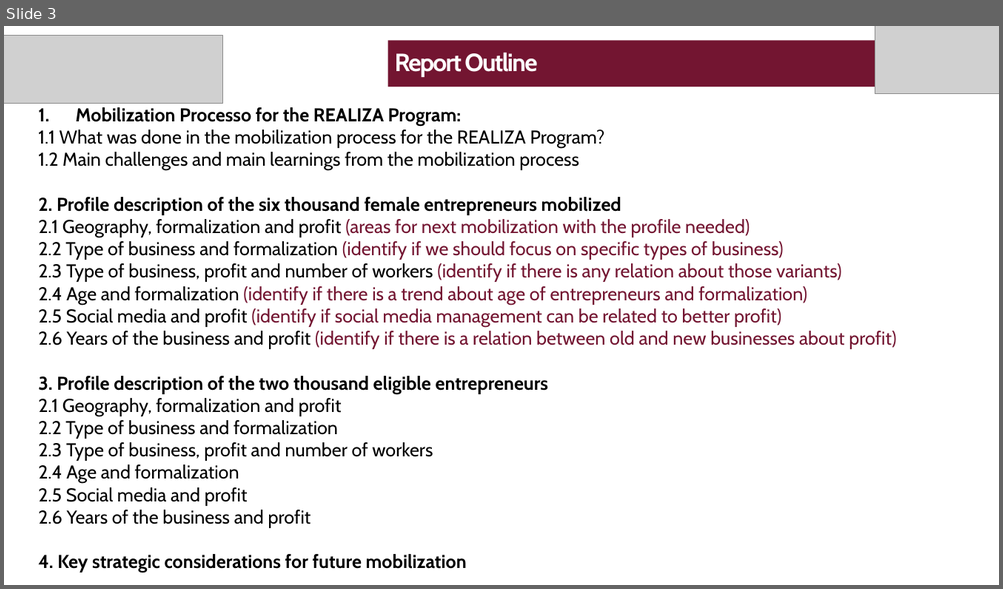
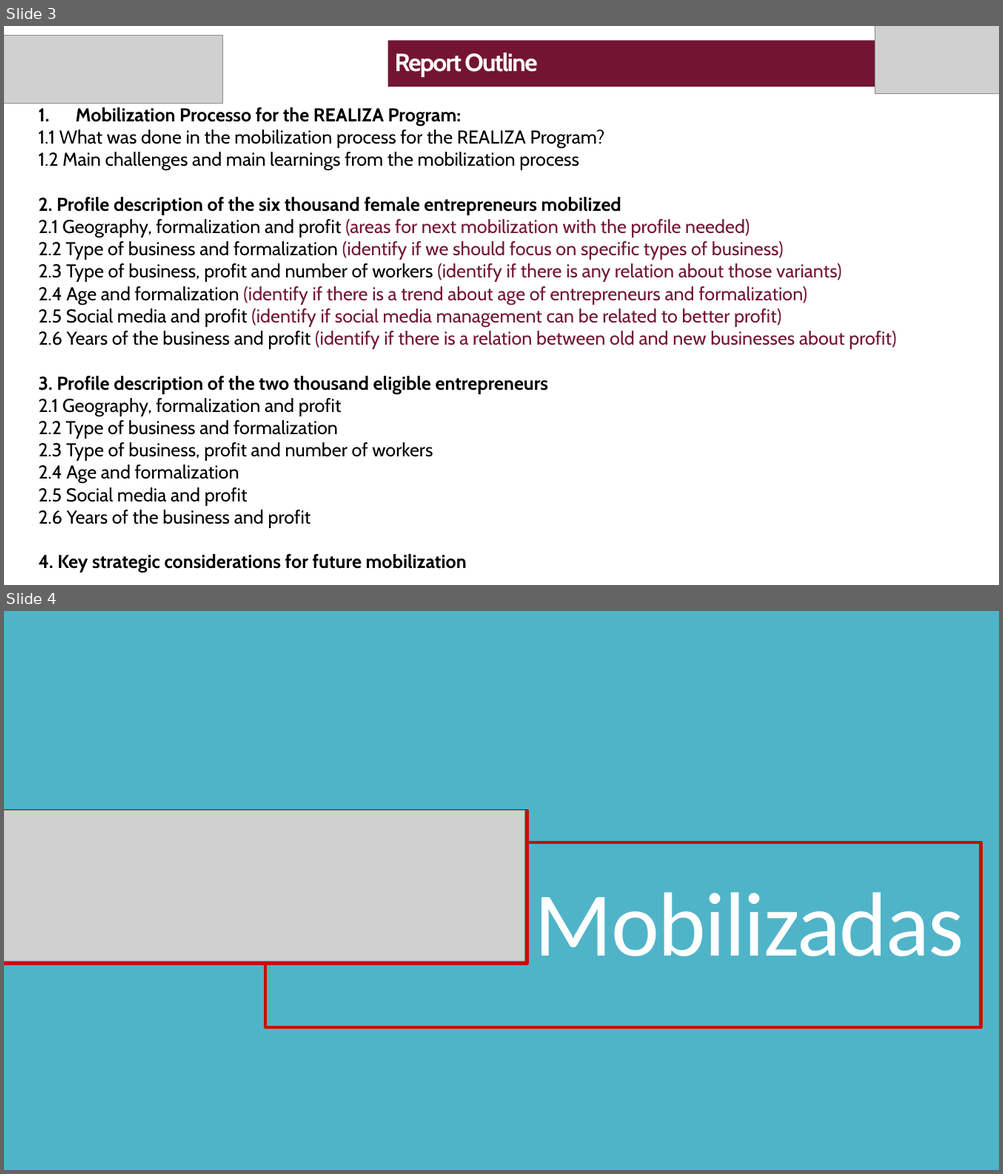
Before and after one commit to nhanombedercio/Realiza, a slide deck: Report_REALIZA_Entrepreneurs profile from Mobilization.pptx. Shown one above the other, each under a label of ours: slide 3 before the commit, slides 3 and 4 after it. The pictures are 1003x589 and 1003x1174 pixels, drawn with LibreOffice and Linux fonts; fonts in the diff are those of the drawing; grey boxes stand for pictures. Boxes give left, top, right and bottom in pixels: in the first picture for what was removed or moved away, otherwise in the second. Text is boxed around its words. In the diff, an @@ line names an element or a change of style, - is before the commit and + after.

```diff
--- a/Report_REALIZA_Entrepreneurs profile from Mobilization.pptx
+++ b/Report_REALIZA_Entrepreneurs profile from Mobilization.pptx
@@ slide 4 added at [4, 611, 999, 1170], background #50B4C8 @@
@@ rectangle added at [4, 811, 527, 964], outline #C80F00 3 pt @@
@@ picture added at [4, 811, 525, 963] @@
@@ rectangle added at [265, 843, 981, 1028], outline #C80F00 3 pt @@
@@ title added at [535, 892, 964, 957], 88 pt, text #FFFFFF @@
+Mobilizadas
```
Also in this commit, not shown: 1 slide changed, 3 other slides added, 1 slide removed, 3 other files.
